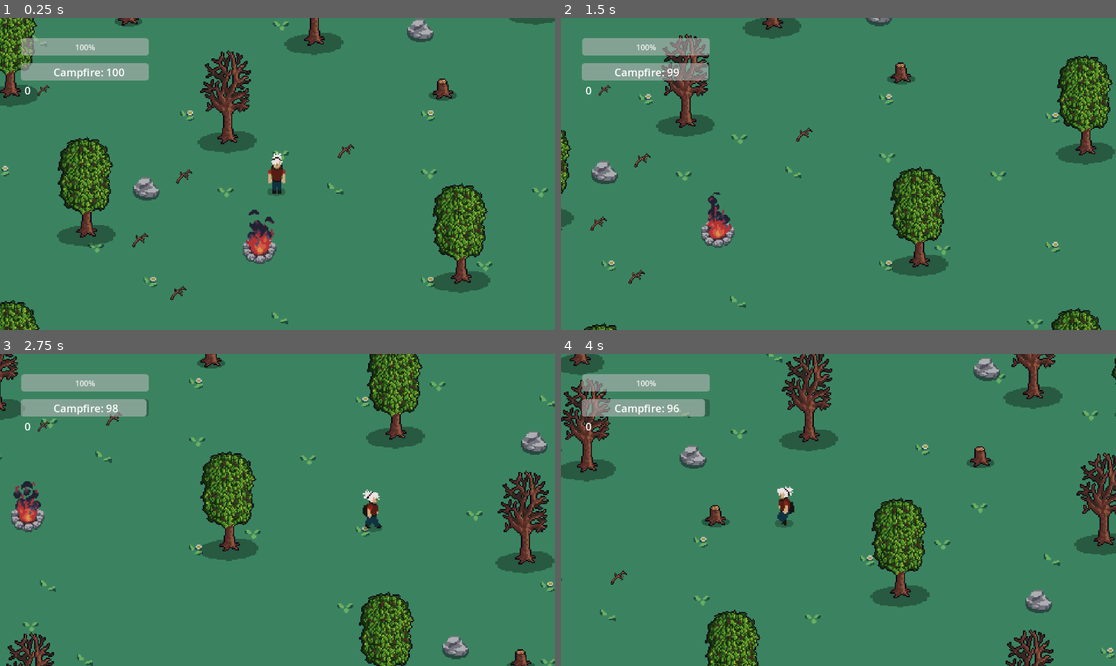
Above: before the commit, frames 1-4 (two rows, left to right).
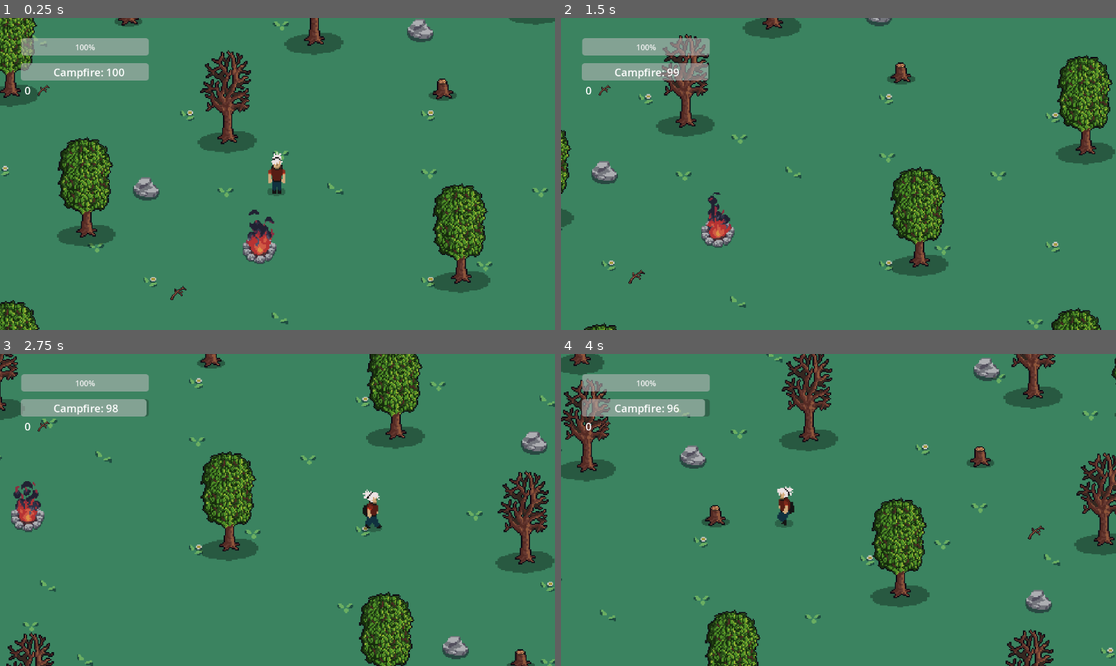
Above: after the commit, the same moments.

Repository: DenysSkobalo/University-Project
Game: Godot game, scene res://scenes/World/world.tscn
Same seed, same stepped clock (60 frames per second), same inputs: the game is played once before the commit and once after it.
Inputs:
- Up to frame 1 (0.25 s): no input
- Up to frame 2 (1.5 s): hold D (Right) 0.53-1.28 s; tap E (Interact) at 0.6, 1.35 s; hold S (Down) from 1.28 s (still down)
- Up to frame 3 (2.75 s): release S (Down) at 2.03 s; hold D (Right) from 2.03 s (still down); tap E (Interact) at 2.1 s
- Up to frame 4 (4 s): release D (Right) at 2.78 s; hold W (Up) 2.78-3.53 s; tap E (Interact) at 2.85, 3.6 s; hold A (Left) from 3.53 s (still down)

The runs differ from the first frame. In frame 1, 0.1% of the frame differs, in the area x 23-64%, y 40-74%; in frame 2, 0.1%; in frame 3, less than 0.1%; in frame 4, less than 0.1%.

Commit message:
Added spawn a branch, and code optimization

Diff:
--- a/scenes/Campfire/campfire.gd
+++ b/scenes/Campfire/campfire.gd
@@ -3,33 +3,34 @@
 class_name Campfire
 
 @export var maxHealth: int = 100
-@onready var healthBar = $"../CanvasLayer/HealthBarCampfire"
-@onready var healthBarLabel = $"../CanvasLayer/HealthBarCampfire/Label"
+@onready var healthBar: ProgressBar = $"../CanvasLayer/HealthBarCampfire"
+@onready var healthBarLabel: Label = $"../CanvasLayer/HealthBarCampfire/Label"
 
 var decrease_rate: int = 1
-var max_decrease_rate: int = 5
-var time_passed: float = 0.0
-var next_decrease_time: float = 20.0  # Час до наступного збільшення швидкості зниження здоров'я
+const MAX_DECREASE_RATE: int = 5
+const DECREASE_INTERVAL: float = 20.0
+var time_until_next_decrease: float = DECREASE_INTERVAL
 
 func _ready():
-	update_health_display()  # Оновити відображення здоров'я при запуску
+	update_health_display()
 
-# Функція для відновлення здоров'я багаття
 func add_health(amount: int):
-	maxHealth = min(maxHealth + amount, 100) # Переконуємося, що здоров'я не перевищить максимальне значення
-	update_health_display() # Оновлюємо інтерфейс здоров'я
-
+	maxHealth = min(maxHealth + amount, 100)
+	update_health_display()
 
 func _on_timer_timeout():
-	time_passed += 1.0
-	maxHealth = max(maxHealth - decrease_rate, 0)  # Запобігаємо від'ємному здоров'ю
-	update_health_display()  # Оновлюємо інтерфейс
+	maxHealth = max(maxHealth - decrease_rate, 0)
+	update_health_display()
 
-	if time_passed >= next_decrease_time and decrease_rate < max_decrease_rate:
-		decrease_rate += 1
-		next_decrease_time += 20.0  # Встановлюємо час наступного збільшення швидкості зниження здоров'я
-		print("Speed increase to: ", decrease_rate)
+	time_until_next_decrease -= 1.0
+	if time_until_next_decrease <= 0 and decrease_rate < MAX_DECREASE_RATE:
+		increase_decrease_rate()
+
+func increase_decrease_rate():
+	decrease_rate += 1
+	time_until_next_decrease = DECREASE_INTERVAL
+	print("Speed increase to: ", decrease_rate)
 
 func update_health_display():
 	healthBar.value = maxHealth
-	healthBarLabel.text = "Campfire: " + str(maxHealth)
+	healthBarLabel.text = str("Campfire: %d" % maxHealth)
--- a/scenes/Collectibles/branch.gd
+++ b/scenes/Collectibles/branch.gd
@@ -1,8 +1,9 @@
 extends Area2D
 
+var branch = preload("res://scenes/Collectibles/branch.tscn")
 
 func _on_body_entered(body):
-	if body.name == "Player":
+	if body is Player:
 		var tween = get_tree().create_tween()
 		tween.tween_property(self, "position", position - Vector2(0, 25), 0.3)
 		tween.tween_property(self, "modulate:a", 0, 0.3)
--- a/scenes/Player/player.gd
+++ b/scenes/Player/player.gd
@@ -2,95 +2,62 @@
 
 class_name Player
 
-# Accessing the AnimatedSprite2D node
-#@onready var anim = get_node("AnimatedSprite2D")
-@onready var anim = $AnimatedSprite2D
+@onready var anim: AnimatedSprite2D = $AnimatedSprite2D
+@onready var healthBar: ProgressBar = $"../CanvasLayer/HealthBarPlayer"
+@onready var campfire: Campfire = get_node_or_null("../Campfire") as Campfire
+var callable_add_health: Callable
 
-# Speed variable for the character
 @export var speed: int = 100
-
-# Variable to store the current direction of character movement
+@export var branches: int = 0
+@export var maxHealth: int = 100
 var direction: Vector2 = Vector2.ZERO
-# Variable to store the last direction of character movement
 var last_direction: Vector2 = Vector2.DOWN
 
-@export var branches: int = 0
+const DISTANCE_THRESHOLD: float = 50.0
 
-@export var maxHealth : int = 100
-@onready var healthBar = $"../CanvasLayer/HealthBarPlayer"
+signal throw_branch_to_campfire(amount)
 
+func _ready():
+	if campfire:
+		callable_add_health = Callable(campfire, "add_health")
+		connect("throw_branch_to_campfire", callable_add_health)
+	else:
+		push_error("Campfire node not found.")
 
-@export var class_campfire: Campfire
-@onready var campfire = get_node_or_null("../Campfire") as Campfire
-
-# Processing user input
 func _process(delta):
 	direction = Input.get_vector("Left","Right","Up","Down")
 	if Input.is_action_just_pressed("Interact") and is_near_campfire():
 		throw_branch()
 
-# Приєднання сигналу до функції `add_health` багаття
-func _ready():
-	var callable = Callable(class_campfire, "add_health")
-	connect("throw_branch_to_campfire", callable)
-
-	if not campfire:
-		print("Помилка: вузол 'Campfire' не знайдено.")
-	else:
-		print("Вузол 'Campfire' успішно знайдено.")
-
-# Сигнал, який повідомляє про те, що гравець кидає гілку в багаття
-signal throw_branch_to_campfire(amount)
-
 func throw_branch():
-	if branches > 0 and is_near_campfire():
+	if branches > 0:
 		branches -= 1
-		if campfire:
-			campfire.add_health(2) # Переконайтесь, що метод існує в класі Campfire
-		else:
-			print("Помилка: спроба викликати 'add_health' на неіснуючому об'єкті.")
+		emit_signal("throw_branch_to_campfire", 2)
 
 func is_near_campfire() -> bool:
-	if not campfire:
-		return false
-	return global_position.distance_to(campfire.global_position) < 50
+	return campfire and global_position.distance_to(campfire.global_position) < DISTANCE_THRESHOLD
 
+func pick_up():
+	branches += 1
+	#queue_free()
 
-# Increase in branches
-func pick_up():
-	print("Pick up one branch")
-	branches += 1
-
-# Physics processing for movement and animation
 func _physics_process(delta):
-	# Calculating velocity based on direction
-	velocity = direction * speed
-
-	# Checking if the character is moving
-	if direction != Vector2.ZERO:
+	var moving = direction != Vector2.ZERO
+	if moving:
 		last_direction = direction
-
-		# Choosing animation based on movement direction
-		if direction.y < 0:
-			anim.play("Up Walk"	)
-		elif direction.y > 0:
-			anim.play("Down Walk")
-		elif direction.x != 0:
-			anim.play("Side Walk")
-			anim.flip_h = direction.x > 0
+		anim.play(get_animation_for_direction(direction))
+		anim.flip_h = direction.x > 0
+		velocity = direction * speed
 	else:
-		# Gradually reducing speed to zero
-		velocity.x = move_toward(velocity.x, 0, speed)
-		velocity.y = move_toward(velocity.y, 0, speed)
-
-		# Choosing the Idle animation based on the last direction of movement
-		if last_direction.y < 0:
-			anim.play("Up Idle")
-		elif last_direction.y > 0:
-			anim.play("Down Idle")
-		elif last_direction.x != 0:
-			anim.play("Side Idle")
-			anim.flip_h = last_direction.x > 0
+		anim.play(get_idle_animation_for_direction(last_direction))
+		anim.flip_h = last_direction.x > 0
+		velocity = Vector2.ZERO
 
 	healthBar.value = maxHealth
 	move_and_slide()
+
+func get_animation_for_direction(dir: Vector2) -> String:
+	return "Side Walk" if dir.x != 0 else ("Up Walk" if dir.y < 0 else "Down Walk")
+
+func get_idle_animation_for_direction(dir: Vector2) -> String:
+	return "Side Idle" if dir.x != 0 else ("Up Idle" if dir.y < 0 else "Down Idle")
--- /dev/null
+++ b/scenes/World/Collectibles.gd
@@ -0,0 +1,13 @@
+extends Node2D
+
+var branch = preload("res://scenes/Collectibles/branch.tscn")
+
+func _on_timer_timeout():
+	print("Створення нової гілки")
+	var branch_instance = branch.instantiate()
+	var rng = RandomNumberGenerator.new()
+	rng.randomize()
+	var rand_x = rng.randi_range(0, 1000)
+	var rand_y = rng.randi_range(0, 500)
+	branch_instance.position = Vector2(rand_x, rand_y)
+	add_child(branch_instance)
--- a/scenes/World/world.tscn
+++ b/scenes/World/world.tscn
@@ -9,6 +9,7 @@
 [ext_resource type="PackedScene" uid="uid://bb33715q65k45" path="res://scenes/Decorations/felled_tree.tscn" id="7_liy08"]
 [ext_resource type="PackedScene" uid="uid://baq0nge3jspoj" path="res://scenes/Decorations/small_tree.tscn" id="8_0lc70"]
 [ext_resource type="PackedScene" uid="uid://cmn5232jd7gmm" path="res://scenes/Decorations/small_rock.tscn" id="9_2uu17"]
+[ext_resource type="Script" path="res://scenes/World/Collectibles.gd" id="10_aieom"]
 [ext_resource type="PackedScene" uid="uid://ckhhbipehb6dn" path="res://scenes/Collectibles/branch.tscn" id="10_igcmc"]
 [ext_resource type="Texture2D" uid="uid://81xvvxolig7f" path="res://assets/Trees/Forage Items/Singles/Forage Items/06_Oak_Branch.png" id="11_o8ioq"]
 
@@ -202,18 +203,14 @@
 
 [node name="Collectibles" type="Node2D" parent="."]
 position = Vector2(42, 163)
+script = ExtResource("10_aieom")
+
+[node name="Timer" type="Timer" parent="Collectibles"]
+wait_time = 3.0
+autostart = true
 
 [node name="Branch" parent="Collectibles" instance=ExtResource("10_igcmc")]
 position = Vector2(261, 205)
-
-[node name="Branch2" parent="Collectibles" instance=ExtResource("10_igcmc")]
-position = Vector2(406, 82)
-
-[node name="Branch3" parent="Collectibles" instance=ExtResource("10_igcmc")]
-position = Vector2(228, 159)
-
-[node name="Branch4" parent="Collectibles" instance=ExtResource("10_igcmc")]
-position = Vector2(266, 104)
 
 [node name="CanvasLayer" type="CanvasLayer" parent="."]
 
@@ -230,15 +227,6 @@
 [node name="BranchSpriteIcon" type="Sprite2D" parent="CanvasLayer/BranchesLabel"]
 position = Vector2(90, 150)
 texture = ExtResource("11_o8ioq")
-
-[node name="HealthCampfire" type="Label" parent="CanvasLayer"]
-visible = false
-offset_left = 45.0
-offset_top = 168.0
-offset_right = 203.0
-offset_bottom = 202.0
-theme_override_font_sizes/font_size = 24
-text = "HP Campfire: "
 
 [node name="HealthBarCampfire" type="ProgressBar" parent="CanvasLayer"]
 offset_left = 43.0
@@ -263,3 +251,5 @@
 offset_right = 309.0
 offset_bottom = 78.0
 value = 100.0
+
+[connection signal="timeout" from="Collectibles/Timer" to="Collectibles" method="_on_timer_timeout"]
Not shown: 1 places in scenes/World/world.tscn that only renumber resources
